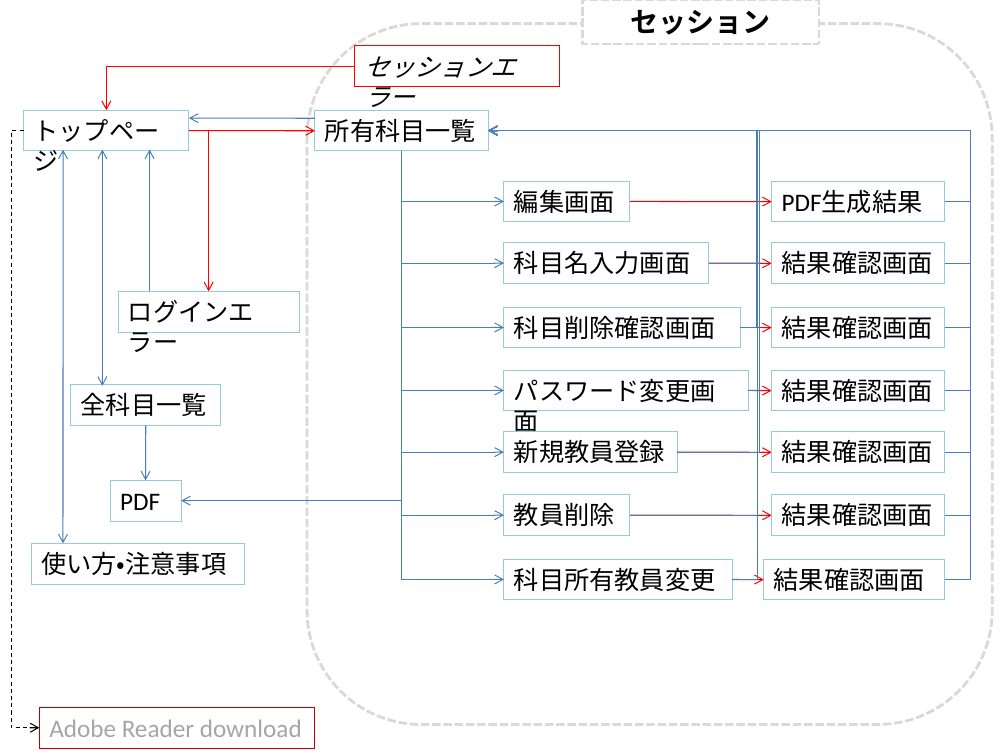
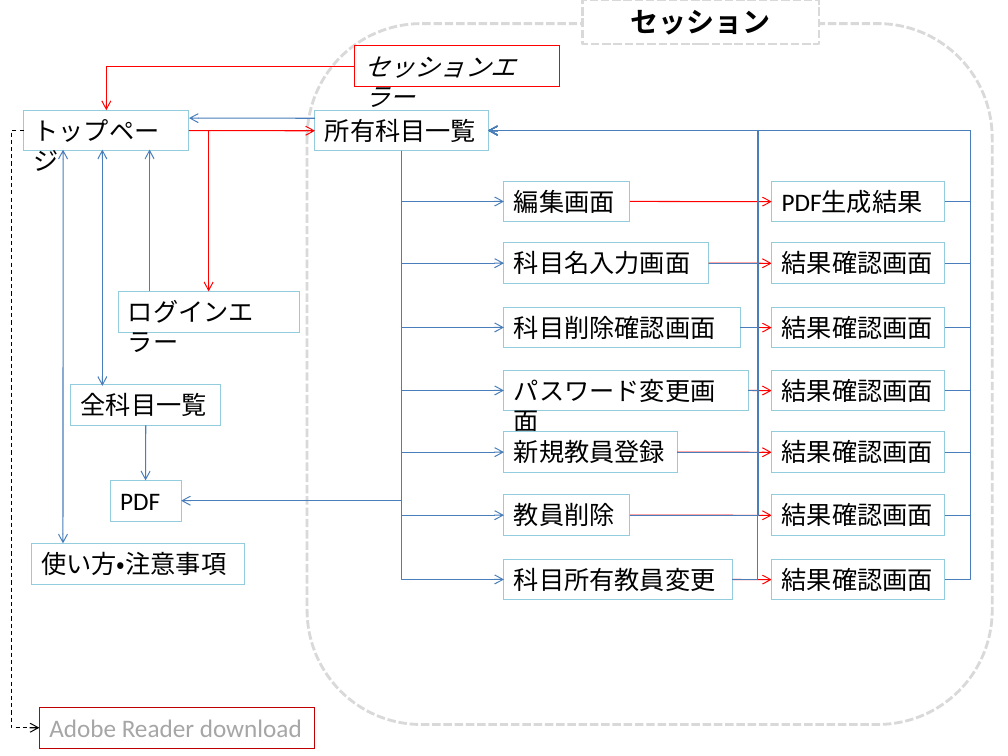
Before and after one commit to opu-yokotalab/syllabus-document, a slide deck: slide 4 of komiyama/シラバス図.pptx. Drawn at 1008x756 pixels with LibreOffice and Linux fonts; fonts in the diff are those of the drawing. Boxes give left, top, right and bottom in pixels: in the first picture for what was removed or moved away, otherwise in the second. Text is boxed around its words. In the diff, an @@ line names an element or a change of style, - is before the commit and + after.

```diff
--- a/komiyama/シラバス図.pptx
+++ b/komiyama/シラバス図.pptx
@@ rectangle "結果確認画面": place and size @@
-rectangle "結果確認画面" at [764, 559, 946, 600]
+rectangle "結果確認画面" at [772, 559, 946, 600]
@@ arrow moved from (733, 580) - (764, 580) to (733, 580) - (772, 580) @@
```
Also in this commit, not shown: 1 other slide changed, 19 other files.
